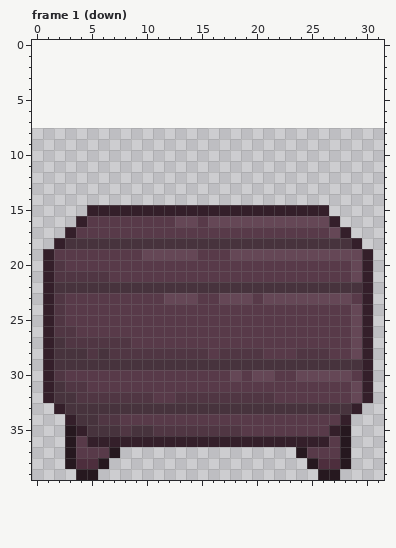
Two states of a pixel-art file, art/furniture/purple/purple_coffee_table.aseprite. The picture above is the old version.
32x32 pixels, 2 frames. Colours within 5 levels of each other are drawn and written as one. Shown: frame 1 (down). The old version is drawn lined up with the new one, on the new canvas. The commit also changed other frames, which this record leaves out.
Now the later version:
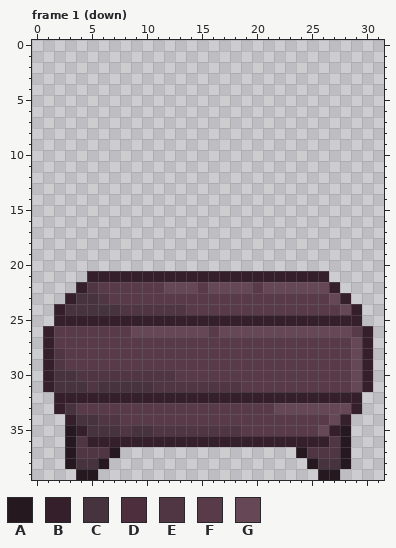
Palette (. is transparent): A #26181f  B #341f2a  C #47333d  D #4d2e3d  E #503643  F #583a49  G #654756
Change:
canvas 32x32 -> 32x40, the old top-left corner now at 0,8
Changed rows in their new state; - is an unchanged pixel.
Frame 1 (down):
first column x 1:
15 ----......................----
16 ---........................---
17 --..........................--
18 -............................-
19 ..............................
20 ..............................
21 ....BBBBBBBBBBBBBBBBBBBBBB....
22 ...BEFFFFFFGGGFGGGGFGGGGGGB...
23 ..BCCE-----FFF--FFF-FFFFFF-B..
24 .BCCCCCEEEEEE--------------GB.
25 .BBBBBBBBBBBBBBBBBBBBBBBBBBBB.
26 -FF-----GGGGGGG-GGGGGGGGGGGGF-
27 -FFFFFFF----------------------
28 -EFFFFFFFFFFFFF-FFFF---FFF----
29 -EFFFFFFFFFFFFFFFFFFFFFFFFFFG-
30 -CCEEEEEEEEE-----F-FF--FFFFFG-
31 --CCECCCCCEEEEEEEE------------
32 .BBBBBBBBBBBBBBBBBBBBBBBBBBBB.
33 ---FFFFFFFFFFFFFFFFFFGGGGGGG--
34 --------------------------G---
35 -------------------------G----
36 ---E----------------------E---
37 ---EEE------------------EEE---
38 ---CC--------------------CC---
Boxes around the changes in both pictures, in picture pixels (x1, y1, x2, y2):
changed: (43, 205, 373, 469)
